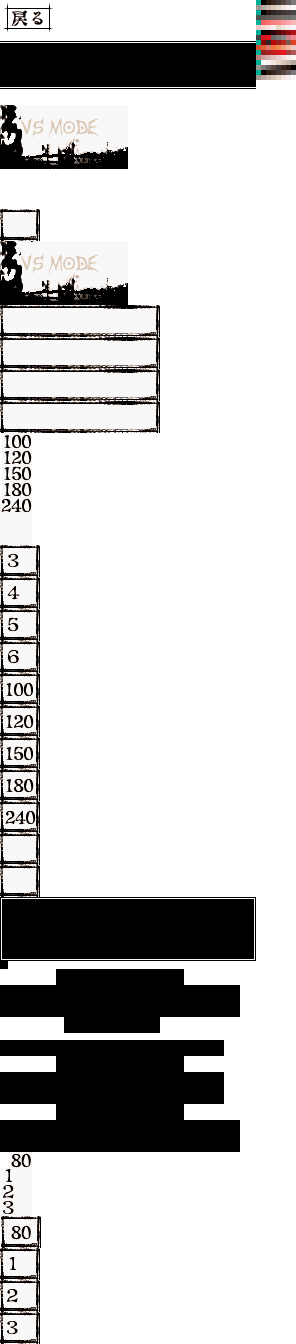
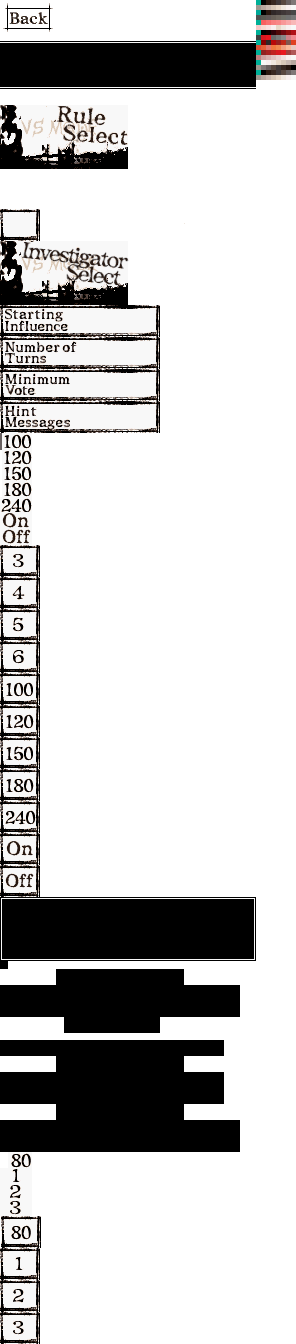
The second 296px x 1344px image is a revision of the first. Changes to its layers:
removed layer "Layer 1" over bbox(0, 106, 185, 1335)
added layer "Pasted Layer #3" above "Pasted Layer #2" over bbox(1, 241, 129, 888)
added layer "Pasted Layer #2" above "Pasted Layer #1" over bbox(0, 307, 117, 664)
added layer "Pasted Layer #1" above "Pasted Layer" over bbox(52, 106, 128, 148)
added layer "Pasted Layer" above "Pasted Layer #4" over bbox(10, 554, 25, 664)
added layer "Pasted Layer #4" above "Layer 0" over bbox(12, 1256, 24, 1335)
painted on "Layer 0" over bbox(0, 8, 185, 1335)
